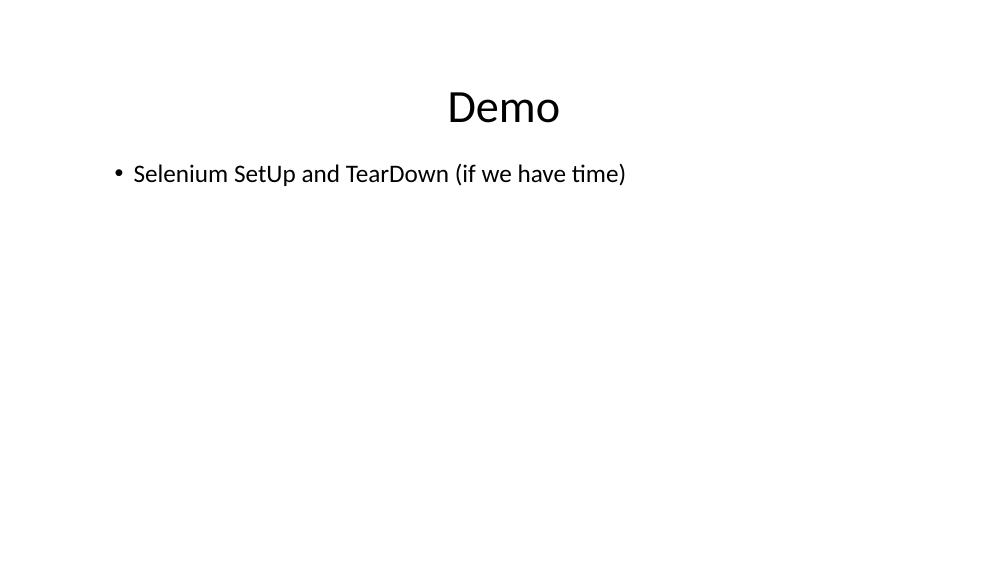
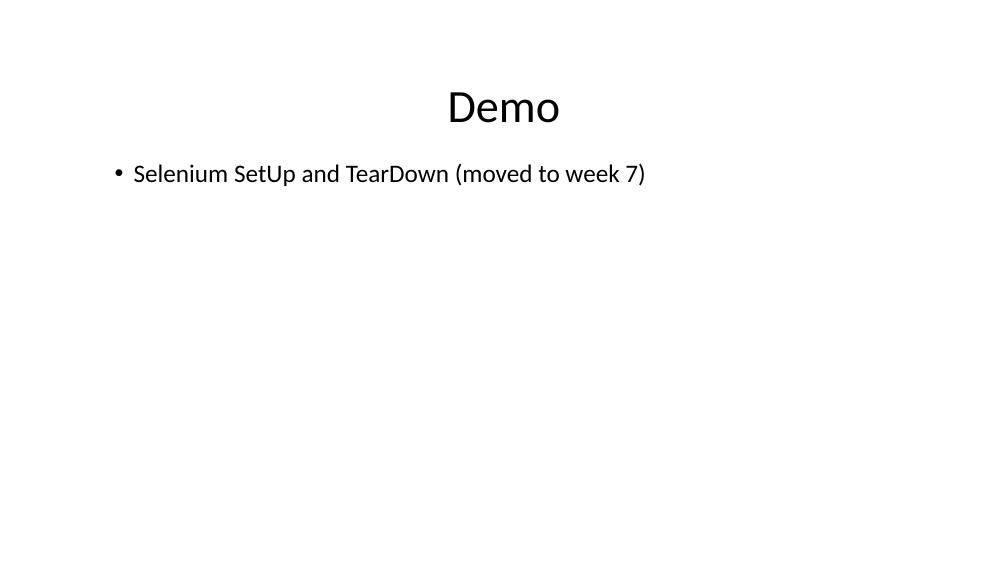
Before and after one commit to dvelio/QAAutomationCourse2017, a slide deck: slide 17 of Presentations/QA Automation Course Week 5.pptx. Drawn at 1008x567 pixels with LibreOffice and Linux fonts; fonts in the diff are those of the drawing. Boxes give left, top, right and bottom in pixels: in the first picture for what was removed or moved away, otherwise in the second. Text is boxed around its words. In the diff, an @@ line names an element or a change of style, - is before the commit and + after.

Commit message:
QA: optional homework week 6

```diff
--- a/Presentations/QA Automation Course Week 5.pptx
+++ b/Presentations/QA Automation Course Week 5.pptx
@@ text at (x1=134, y1=163, x2=645, y2=186): text changed @@
-  • Selenium SetUp and TearDown (if we have time)
+  • Selenium SetUp and TearDown (moved to week 7)
```
Also in this commit, not shown: 1 other slide changed, 1 slide removed.
